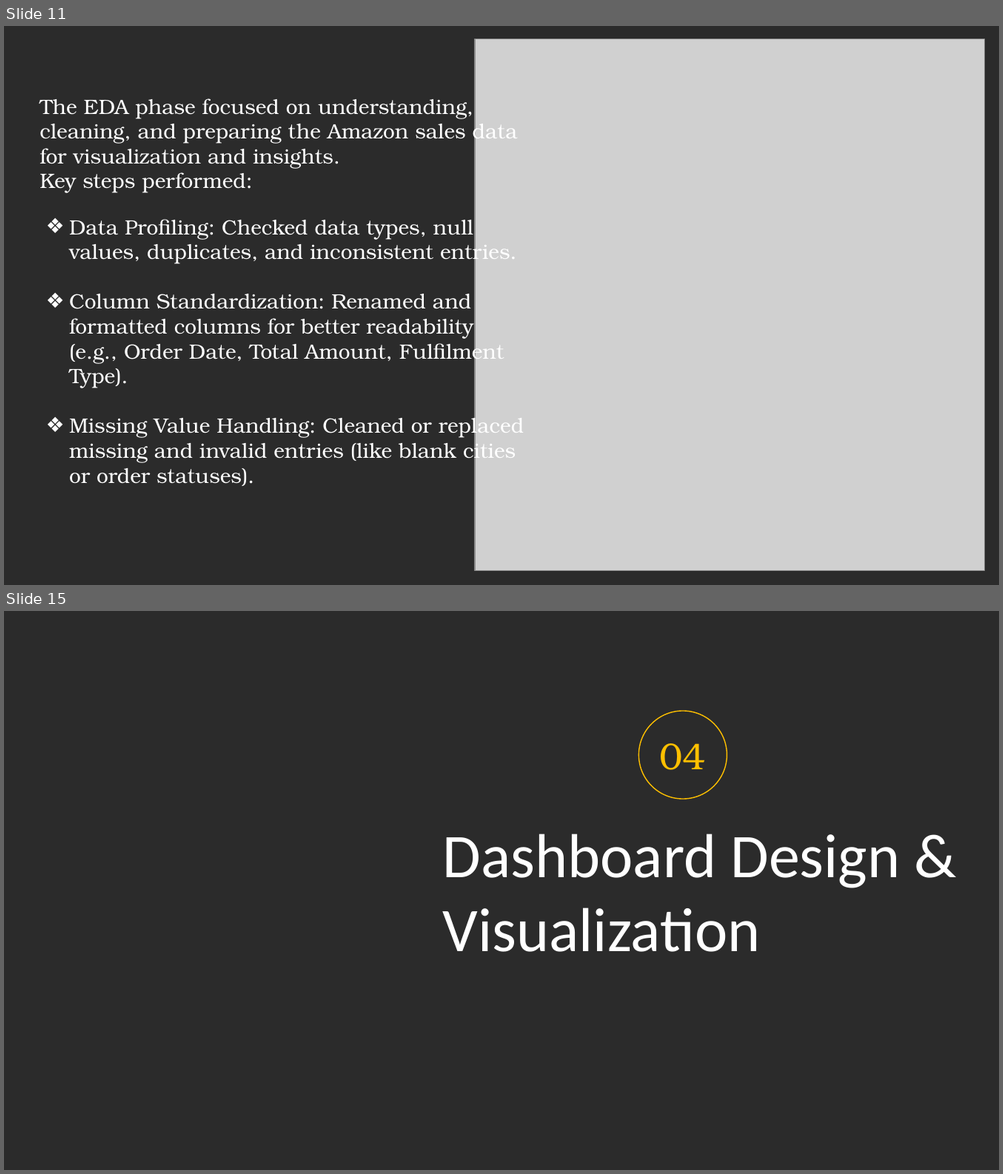
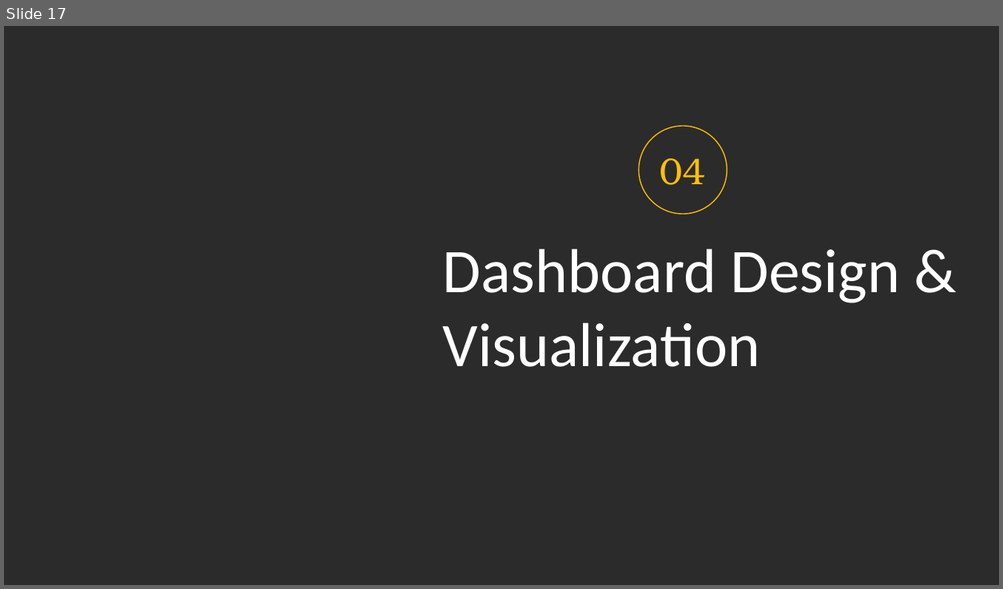
Before and after one commit to prafullwahatule/BI-Amazon-Sale-Report, a slide deck: Report/Amazon Sales Report.pptx. Shown one above the other, each under a label of ours: slides 11 and 15 before the commit, slide 17 after it; the slides between them are not shown. The pictures are 1003x1174 and 1003x589 pixels, drawn with LibreOffice and Linux fonts; fonts in the diff are those of the drawing; grey boxes stand for pictures; background and template pictures are left out; a plain dark background stands for a picture behind light text. Boxes give left, top, right and bottom in pixels: in the first picture for what was removed or moved away, otherwise in the second. Text is boxed around its words. In the diff, an @@ line names an element or a change of style, - is before the commit and + after.

Commit message:
Complete EDA & Data Transformation Section in PPT

```diff
--- a/Report/Amazon Sales Report.pptx
+++ b/Report/Amazon Sales Report.pptx
@@ slide 11 removed at [4, 26, 999, 585], background picture (left out) @@
@@ picture removed at [475, 39, 984, 571] @@
@@ text removed at [40, 99, 518, 193] @@
-The EDA phase focused on understanding, cleaning, and preparing the Amazon sales data for visualization and insights.
-Key steps performed:
@@ text removed at [69, 219, 523, 486] @@
-❖ Data Profiling: Checked data types, null values, duplicates, and inconsistent entries.
-❖ Column Standardization: Renamed and formatted columns for better readability (e.g., Order Date, Total Amount, Fulfilment Type).
-❖ Missing Value Handling: Cleaned or replaced missing and invalid entries (like blank cities or order statuses).
@@ what was slide 15 is now slide 17 @@
```
Also in this commit, not shown: 3 slides changed, 4 slides added, 1 other slide removed, 2 other files.
